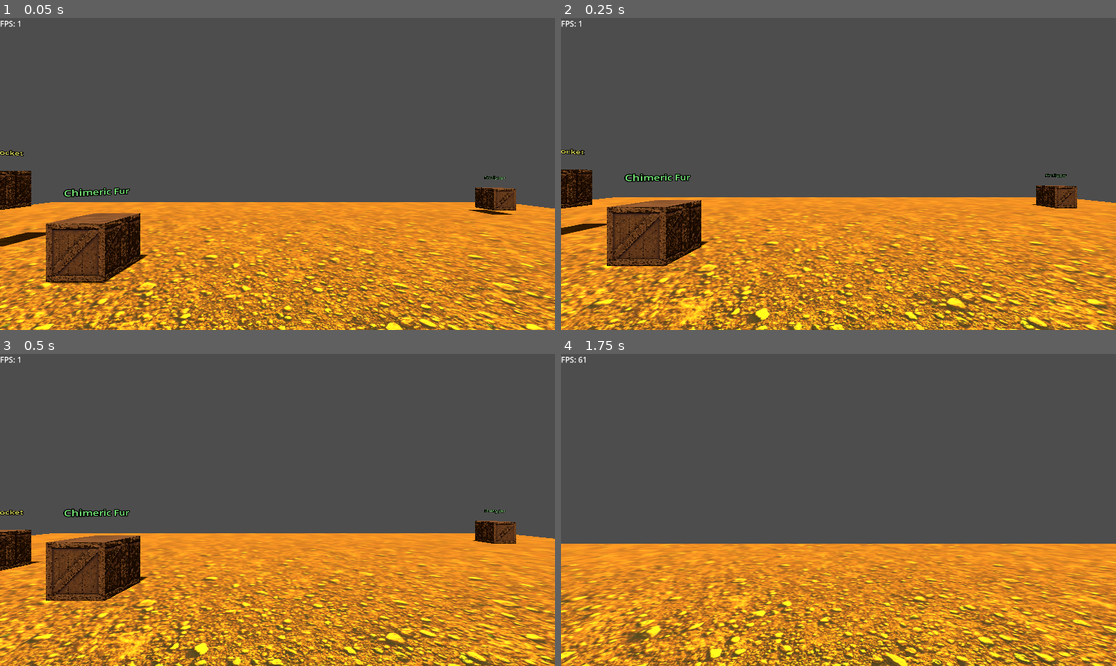
Above: before the commit, frames 1-4 (two rows, left to right).
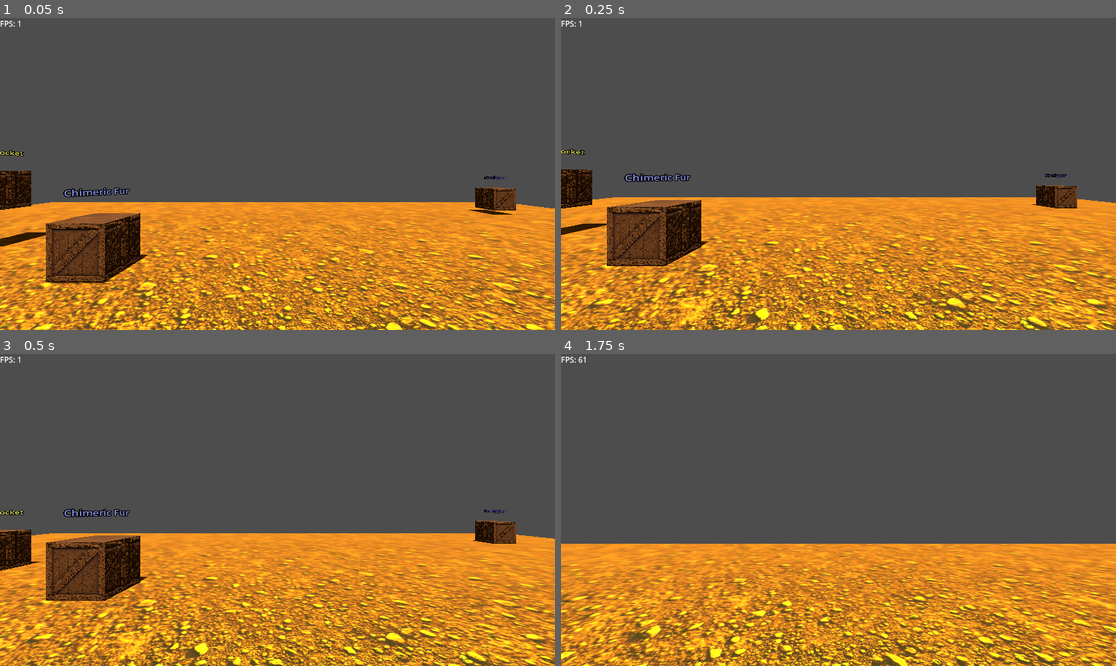
Above: after the commit, the same moments.

Repository: xxdbali/godot-pickup-system
Game: Godot game, scene res://level.tscn
The game is run twice, just before and just after one commit, with the same random seed, the same clock (stepped at 60 frames per second) and the same inputs. Video files are missing from this copy of the repository; at most half a second of black plays in their place.
Inputs:
- Up to frame 1 (0.05 s): no input
- Up to frame 2 (0.25 s): no input
- Up to frame 3 (0.5 s): no input
- Up to frame 4 (1.75 s): hold W (move_forward) from 0.53 s (still down); tap E (pick) at 0.6 s; tap Space (jump) at 0.77, 1.52 s; tap R (ui_restore) at 0.8, 1.35 s; tap Tab (ui_store) at 1.55 s

The runs differ from the first frame. In frame 1, 0.1% of the frame differs, in the area x 11-91%, y 50-58%; in frame 2, 0.1%; in frame 3, 0.1%, in the area x 11-91%, y 49-53%; in frame 4, nothing differs.

Commit message:
Inventory item manager improved, example item types defined but still just placeholders

Diff:
--- /dev/null
+++ b/interactive_items/loot_box.gd
@@ -0,0 +1,48 @@
+extends RigidBody3D
+# preload ItemSpec
+
+# Use the global class_name InventoryItemConventions directly
+
+@onready var label := Label3D.new()
+var label_color := Color.WHITE
+var label_text := InventoryItemConventions.name_for(InventoryItemConventions.ItemID.CRYSTAL_BLADE)
+# Inventory item instance (created after choosing a base type)
+var inventory_item_instance: InventoryItem
+
+func _ready():
+	randomize()
+
+	var random_id: int = InventoryItemConventions.ITEM_ID_LIST[randi() % InventoryItemConventions.ITEM_ID_LIST.size()]
+	# Create item instance from base spec (no need to set base fields here)
+	inventory_item_instance = InventoryItem.new(random_id)
+	# Only set instance-specific properties: qty, transform, inventory slot index
+	inventory_item_instance.transform = self.transform
+	if inventory_item_instance.is_stackable:
+		inventory_item_instance.qty = randi_range(1, inventory_item_instance.max_stack)
+	else:
+		inventory_item_instance.qty = 1
+	inventory_item_instance.inventory_slot_index = -1
+
+	# Setup label
+	label_text = inventory_item_instance.name
+	label.text = label_text
+	label.position = Vector3(0, 1, 0)
+	label.modulate = Color(
+		randf_range(0.3, 1.0),
+		randf_range(0.3, 1.0),
+		randf_range(0.3, 1.0)
+	)
+	label.font_size = 32
+	add_child(label)
+
+
+func _process(_delta):
+	var camera = get_viewport().get_camera_3d()
+	if camera:
+		label.look_at(camera.global_transform.origin, Vector3.UP)
+		label.rotate_y(PI) # Flip around Y to face camera correctly
+
+
+# Public accessor so other nodes can fetch the item instance safely
+func get_inventory_item() -> InventoryItem:
+	return inventory_item_instance
--- a/loot_box.tscn
+++ b/interactive_items/loot_box.tscn
@@ -1,6 +1,6 @@
 [gd_scene load_steps=8 format=3 uid="uid://2ftrpv61ocvu"]
 
-[ext_resource type="Script" uid="uid://kielivusu1ar" path="res://loot_box.gd" id="1_5dwai"]
+[ext_resource type="Script" uid="uid://kielivusu1ar" path="res://interactive_items/loot_box.gd" id="1_5dwai"]
 [ext_resource type="Texture2D" uid="uid://bebqcht5fwi0j" path="res://textures/box_wood.png" id="2_gfucb"]
 [ext_resource type="Texture2D" uid="uid://cuxq0aorbcvs2" path="res://textures/box_normal.png" id="3_k86u5"]
 
--- a/level.tscn
+++ b/level.tscn
@@ -1,9 +1,9 @@
 [gd_scene load_steps=19 format=3 uid="uid://bjacc0ay2g2qm"]
 
-[ext_resource type="Script" uid="uid://cldwq56cmtxg5" path="res://character_body_3d.gd" id="1_u52ul"]
+[ext_resource type="Script" uid="uid://cldwq56cmtxg5" path="res://player/character_body_3d.gd" id="1_u52ul"]
 [ext_resource type="Texture2D" uid="uid://kffloxdb2q7a" path="res://textures/ground_sand_rock.png" id="2_1ainy"]
-[ext_resource type="Script" uid="uid://h3q8smxe1qy" path="res://object_picker_node.gd" id="2_vonw3"]
-[ext_resource type="PackedScene" uid="uid://2ftrpv61ocvu" path="res://loot_box.tscn" id="3_0b4ue"]
+[ext_resource type="Script" uid="uid://h3q8smxe1qy" path="res://player/object_picker_node.gd" id="2_vonw3"]
+[ext_resource type="PackedScene" uid="uid://2ftrpv61ocvu" path="res://interactive_items/loot_box.tscn" id="3_0b4ue"]
 [ext_resource type="Texture2D" uid="uid://clskq4rimebgb" path="res://textures/ground_sand_rock_specular.png" id="3_n6hdu"]
 [ext_resource type="VideoStream" uid="uid://hkg1fi2jftuy" path="res://video/levigame2.ogv" id="3_oi3di"]
 [ext_resource type="PackedScene" uid="uid://bwqwjgrg3wrwh" path="res://ui/inventory_ui.tscn" id="5_f2txt"]
--- a/loot_box.gd
+++ /dev/null
@@ -1,52 +0,0 @@
-extends RigidBody3D
-
-const ITEM_NAMES := [
-	"Crystal Blade", "Iron Gauntlet", "Phoenix Feather", "Shadow Cloak", "Dragon Scale",
-	"Elven Bow", "Soul Lantern", "Bloodstone Amulet", "Thief's Talisman", "Rune Scroll",
-	"Flame Dagger", "Storm Orb", "Titan Helm", "Echo Bell", "Ghoul Ring",
-	"Sapphire Lens", "Mimic Tooth", "Spirit Charm", "Thunder Rod", "Obsidian Knife",
-	"Necro Grimoire", "Moonstone Shard", "Frost Medallion", "Arcane Wand", "Wyrm Horn",
-	"Lava Core", "Mystic Coin", "Golden Idol", "Bone Totem", "Vampire Fang",
-	"Spectral Key", "Firefly Jar", "Nightshade Gem", "Gravity Pendant", "Warden's Crest",
-	"Shaman Mask", "Dusk Mirror", "Whisper Shell", "Amber Crystal", "Ancient Relic",
-	"Holy Symbol", "Wolf Totem", "Void Essence", "Witch's Locket", "Chimeric Fur",
-	"Tempest Gem", "Ashen Band", "Ice Rose", "Storm Fang", "Runestone Eye"
-]
-
-@onready var label := Label3D.new()
-var label_color := Color.WHITE
-var label_text := ITEM_NAMES[0]
-
-func _ready():
-	randomize()
-
-	# Use existing metadata if restoring from inventory
-	if not has_meta("item_name"):
-		label_text = ITEM_NAMES[randi() % ITEM_NAMES.size()]
-		set_meta("item_name", label_text)
-	else:
-		label_text = get_meta("item_name")
-
-	if not has_meta("item_color"):
-		label_color = Color(
-			randf_range(0.3, 1.0),
-			randf_range(0.3, 1.0),
-			randf_range(0.3, 1.0)
-		)
-		set_meta("item_color", label_color)
-	else:
-		label_color = get_meta("item_color")
-
-	# Setup label
-	label.text = label_text
-	label.position = Vector3(0, 1, 0)
-	label.modulate = label_color
-	label.font_size = 32
-	add_child(label)
-
-
-func _process(_delta):
-	var camera = get_viewport().get_camera_3d()
-	if camera:
-		label.look_at(camera.global_transform.origin, Vector3.UP)
-		label.rotate_y(PI) # Flip around Y to face camera correctly
--- a/object_picker_node.gd
+++ b/player/object_picker_node.gd
@@ -86,7 +86,6 @@
 		held_object.get_parent().remove_child(held_object)
 	world_root.add_child(held_object)
 	held_object.global_transform = drop_transform
-
 	held_object.gravity_scale = original_gravity_scale
 	held_object.collision_layer = original_collision_layer
 	held_object.collision_mask = original_collision_mask
@@ -105,14 +104,11 @@
 	if not held_object:
 		return
 
-	var item = InventoryItem.new()
+	if InventoryHub.is_full():
+		print("Inventory is full.")
+		return
 
-	item.scene_path = held_object.scene_file_path if held_object.has_method("get_scene_file_path") else ""
-	item.transform = held_object.global_transform
-	for key in held_object.get_meta_list():
-		item.metadata[key] = held_object.get_meta(key)
-
-	InventoryHub.append(item)
+	InventoryHub.append(held_object.get_inventory_item())
 
 	held_object.queue_free()
 	held_object = null
@@ -122,22 +118,24 @@
 	if InventoryHub.is_empty():
 		print("Inventory is empty.")
 		return
+
 	if held_object:
 		print("Already holding an object. Drop it first.")
 		return
 
-
 	var item = InventoryHub.pop_back()
 
-	var scene = load(item.scene_path)
+	if !item:
+		print("Inventory item popped is empty.")
+		return
+
+	var scene = load(item.item_scene_path)
 	if not scene:
 		print("Failed to load scene from inventory item.")
 		return
 
 	var instance = scene.instantiate() as RigidBody3D
-	instance.global_transform = item.transform
-	for key in item.metadata:
-		instance.set_meta(key, item.metadata[key])
+	#instance.global_transform = item.transform
 
 	get_tree().current_scene.add_child(instance)
 	pick_up_object(instance)
--- a/singletons/inventory_hub.gd
+++ b/singletons/inventory_hub.gd
@@ -1,10 +1,15 @@
 extends Node
 
 # external class InventoryItem type array
-
+var INVENTORY_SIZE := 20
 var inventory: Array[InventoryItem] = []
 
 signal inventory_changed(inventory: Array)
+
+func is_full() -> bool:
+    if inventory.size() >= INVENTORY_SIZE:
+        return true
+    return false
 
 func append(item_data: InventoryItem) -> void:
     # item_data can contain item_id, item_name, qty, icon (Texture2D)
--- a/types/inventory_item.gd
+++ b/types/inventory_item.gd
@@ -1,6 +1,25 @@
-extends Resource
+extends InventoryItemBase
 class_name InventoryItem
 
-@export var scene_path: String
+@export var item_id: StringName # unique instance identifier, not the ItemID enum
+@export var qty: int = 1
 @export var transform: Transform3D
-@export var metadata: Dictionary = {}
+@export var inventory_slot_index: int = -1
+
+func _init(p_base_entity_id: int, p_qty: int = 1, p_transform: Transform3D = Transform3D(), p_inventory_slot_index: int = -1) -> void:
+	# Pull base fields from conventions by ID
+	var base := InventoryItemConventions.get_item_spec(p_base_entity_id)
+	# Fill inherited, immutable fields from the base
+	base_entity_id = base.base_entity_id
+	name = base.name
+	is_stackable = base.is_stackable
+	max_stack = base.max_stack
+	category = base.category
+	default_rarity = base.default_rarity
+	icon_path = base.icon_path
+	item_scene_path = base.item_scene_path
+
+	# Set variable, per-instance fields
+	qty = (max(1, p_qty) if is_stackable else 1)
+	transform = p_transform
+	inventory_slot_index = p_inventory_slot_index
--- /dev/null
+++ b/types/inventory_item_base.gd
@@ -0,0 +1,32 @@
+extends Resource
+class_name InventoryItemBase
+
+# Base (type) definition for an inventory item
+# Note: category and default_rarity are ints; use InventoryItemConventions enums as values.
+@export var base_entity_id: int
+@export var name: String
+@export var is_stackable: bool = false
+@export var max_stack: int = 1
+@export var category: int
+@export var default_rarity: int
+@export var icon_path: String = ""
+@export var item_scene_path: String = ""
+
+func _init(
+	p_id: int = -1,
+	p_name: String = "",
+	p_is_stackable: bool = false,
+	p_max_stack: int = 1,
+	p_category: int = 0,
+	p_default_rarity: int = 0,
+	p_icon_path: String = "",
+	p_item_scene_path: String = ""
+) -> void:
+	base_entity_id = p_id
+	name = p_name
+	is_stackable = p_is_stackable
+	max_stack = (max(1, p_max_stack) if p_is_stackable else 1)
+	category = p_category
+	default_rarity = p_default_rarity
+	icon_path = p_icon_path
+	item_scene_path = p_item_scene_path
--- /dev/null
+++ b/types/inventory_item_conventions.gd
@@ -0,0 +1,149 @@
+extends Resource
+class_name InventoryItemConventions
+enum Rarity {COMMON, UNCOMMON, RARE, EPIC, LEGENDARY}
+enum ItemID {
+	CRYSTAL_BLADE,
+	IRON_GAUNTLET,
+	PHOENIX_FEATHER,
+	SHADOW_CLOAK,
+	DRAGON_SCALE,
+	ELVEN_BOW,
+	SOUL_LANTERN,
+	BLOODSTONE_AMULET,
+	THIEFS_TALISMAN,
+	RUNE_SCROLL,
+	FLAME_DAGGER,
+	STORM_ORB,
+	TITAN_HELM,
+	ECHO_BELL,
+	GHOUL_RING,
+	SAPPHIRE_LENS,
+	MIMIC_TOOTH,
+	SPIRIT_CHARM,
+	THUNDER_ROD,
+	OBSIDIAN_KNIFE,
+	NECRO_GRIMOIRE,
+	MOONSTONE_SHARD,
+	FROST_MEDALLION,
+	ARCANE_WAND,
+	WYRM_HORN,
+	LAVA_CORE,
+	MYSTIC_COIN,
+	GOLDEN_IDOL,
+	BONE_TOTEM,
+	VAMPIRE_FANG,
+	SPECTRAL_KEY,
+	FIREFLY_JAR,
+	NIGHTSHADE_GEM,
+	GRAVITY_PENDANT,
+	WARDENS_CREST,
+	SHAMAN_MASK,
+	DUSK_MIRROR,
+	WHISPER_SHELL,
+	AMBER_CRYSTAL,
+	ANCIENT_RELIC,
+	HOLY_SYMBOL,
+	WOLF_TOTEM,
+	VOID_ESSENCE,
+	WITCHS_LOCKET,
+	CHIMERIC_FUR,
+	TEMPEST_GEM,
+	ASHEN_BAND,
+	ICE_ROSE,
+	STORM_FANG,
+	RUNESTONE_EYE,
+}
+
+# Array of enum values for easy random selection
+const ITEM_ID_LIST := [
+	ItemID.CRYSTAL_BLADE, ItemID.IRON_GAUNTLET, ItemID.PHOENIX_FEATHER, ItemID.SHADOW_CLOAK, ItemID.DRAGON_SCALE,
+	ItemID.ELVEN_BOW, ItemID.SOUL_LANTERN, ItemID.BLOODSTONE_AMULET, ItemID.THIEFS_TALISMAN, ItemID.RUNE_SCROLL,
+	ItemID.FLAME_DAGGER, ItemID.STORM_ORB, ItemID.TITAN_HELM, ItemID.ECHO_BELL, ItemID.GHOUL_RING,
+	ItemID.SAPPHIRE_LENS, ItemID.MIMIC_TOOTH, ItemID.SPIRIT_CHARM, ItemID.THUNDER_ROD, ItemID.OBSIDIAN_KNIFE,
+	ItemID.NECRO_GRIMOIRE, ItemID.MOONSTONE_SHARD, ItemID.FROST_MEDALLION, ItemID.ARCANE_WAND, ItemID.WYRM_HORN,
+	ItemID.LAVA_CORE, ItemID.MYSTIC_COIN, ItemID.GOLDEN_IDOL, ItemID.BONE_TOTEM, ItemID.VAMPIRE_FANG,
+	ItemID.SPECTRAL_KEY, ItemID.FIREFLY_JAR, ItemID.NIGHTSHADE_GEM, ItemID.GRAVITY_PENDANT, ItemID.WARDENS_CREST,
+	ItemID.SHAMAN_MASK, ItemID.DUSK_MIRROR, ItemID.WHISPER_SHELL, ItemID.AMBER_CRYSTAL, ItemID.ANCIENT_RELIC,
+	ItemID.HOLY_SYMBOL, ItemID.WOLF_TOTEM, ItemID.VOID_ESSENCE, ItemID.WITCHS_LOCKET, ItemID.CHIMERIC_FUR,
+	ItemID.TEMPEST_GEM, ItemID.ASHEN_BAND, ItemID.ICE_ROSE, ItemID.STORM_FANG, ItemID.RUNESTONE_EYE
+]
+
+# Optional high-level category for items
+enum Category {WEAPON, ARMOR, CONSUMABLE, MATERIAL, RELIC, ACCESSORY, MAGIC, KEY_ITEM, OTHER}
+
+# Base specs: dictionary keyed by ItemID -> InventoryItemBase instance
+static var ITEM_SPEC_DATA: Dictionary[int, InventoryItemBase] = {
+	ItemID.CRYSTAL_BLADE: InventoryItemBase.new(ItemID.CRYSTAL_BLADE, "Crystal Blade", false, 1, Category.WEAPON, Rarity.RARE, "", "res://loot_box.tscn"),
+	ItemID.IRON_GAUNTLET: InventoryItemBase.new(ItemID.IRON_GAUNTLET, "Iron Gauntlet", false, 1, Category.ARMOR, Rarity.UNCOMMON, "", "res://loot_box.tscn"),
+	ItemID.PHOENIX_FEATHER: InventoryItemBase.new(ItemID.PHOENIX_FEATHER, "Phoenix Feather", true, 10, Category.CONSUMABLE, Rarity.RARE, "", "res://loot_box.tscn"),
+	ItemID.SHADOW_CLOAK: InventoryItemBase.new(ItemID.SHADOW_CLOAK, "Shadow Cloak", false, 1, Category.ARMOR, Rarity.EPIC, "", "res://loot_box.tscn"),
+	ItemID.DRAGON_SCALE: InventoryItemBase.new(ItemID.DRAGON_SCALE, "Dragon Scale", true, 50, Category.MATERIAL, Rarity.RARE, "", "res://loot_box.tscn"),
+	ItemID.ELVEN_BOW: InventoryItemBase.new(ItemID.ELVEN_BOW, "Elven Bow", false, 1, Category.WEAPON, Rarity.RARE, "", "res://loot_box.tscn"),
+	ItemID.SOUL_LANTERN: InventoryItemBase.new(ItemID.SOUL_LANTERN, "Soul Lantern", false, 1, Category.ACCESSORY, Rarity.RARE, "", "res://loot_box.tscn"),
+	ItemID.BLOODSTONE_AMULET: InventoryItemBase.new(ItemID.BLOODSTONE_AMULET, "Bloodstone Amulet", false, 1, Category.ACCESSORY, Rarity.EPIC, "", "res://loot_box.tscn"),
+	ItemID.THIEFS_TALISMAN: InventoryItemBase.new(ItemID.THIEFS_TALISMAN, "Thief's Talisman", false, 1, Category.ACCESSORY, Rarity.UNCOMMON, "", "res://loot_box.tscn"),
+	ItemID.RUNE_SCROLL: InventoryItemBase.new(ItemID.RUNE_SCROLL, "Rune Scroll", true, 50, Category.CONSUMABLE, Rarity.UNCOMMON, "", "res://loot_box.tscn"),
+	ItemID.FLAME_DAGGER: InventoryItemBase.new(ItemID.FLAME_DAGGER, "Flame Dagger", false, 1, Category.WEAPON, Rarity.UNCOMMON, "", "res://loot_box.tscn"),
+	ItemID.STORM_ORB: InventoryItemBase.new(ItemID.STORM_ORB, "Storm Orb", false, 1, Category.MAGIC, Rarity.RARE, "", "res://loot_box.tscn"),
+	ItemID.TITAN_HELM: InventoryItemBase.new(ItemID.TITAN_HELM, "Titan Helm", false, 1, Category.ARMOR, Rarity.RARE, "", "res://loot_box.tscn"),
+	ItemID.ECHO_BELL: InventoryItemBase.new(ItemID.ECHO_BELL, "Echo Bell", false, 1, Category.ACCESSORY, Rarity.UNCOMMON, "", "res://loot_box.tscn"),
+	ItemID.GHOUL_RING: InventoryItemBase.new(ItemID.GHOUL_RING, "Ghoul Ring", false, 1, Category.ACCESSORY, Rarity.RARE, "", "res://loot_box.tscn"),
+	ItemID.SAPPHIRE_LENS: InventoryItemBase.new(ItemID.SAPPHIRE_LENS, "Sapphire Lens", false, 1, Category.ACCESSORY, Rarity.RARE, "", "res://loot_box.tscn"),
+	ItemID.MIMIC_TOOTH: InventoryItemBase.new(ItemID.MIMIC_TOOTH, "Mimic Tooth", true, 25, Category.MATERIAL, Rarity.UNCOMMON, "", "res://loot_box.tscn"),
+	ItemID.SPIRIT_CHARM: InventoryItemBase.new(ItemID.SPIRIT_CHARM, "Spirit Charm", false, 1, Category.ACCESSORY, Rarity.RARE, "", "res://loot_box.tscn"),
+	ItemID.THUNDER_ROD: InventoryItemBase.new(ItemID.THUNDER_ROD, "Thunder Rod", false, 1, Category.MAGIC, Rarity.RARE, "", "res://loot_box.tscn"),
+	ItemID.OBSIDIAN_KNIFE: InventoryItemBase.new(ItemID.OBSIDIAN_KNIFE, "Obsidian Knife", false, 1, Category.WEAPON, Rarity.UNCOMMON, "", "res://loot_box.tscn"),
+	ItemID.NECRO_GRIMOIRE: InventoryItemBase.new(ItemID.NECRO_GRIMOIRE, "Necro Grimoire", false, 1, Category.MAGIC, Rarity.EPIC, "", "res://loot_box.tscn"),
+	ItemID.MOONSTONE_SHARD: InventoryItemBase.new(ItemID.MOONSTONE_SHARD, "Moonstone Shard", true, 99, Category.MATERIAL, Rarity.UNCOMMON, "", "res://loot_box.tscn"),
+	ItemID.FROST_MEDALLION: InventoryItemBase.new(ItemID.FROST_MEDALLION, "Frost Medallion", false, 1, Category.ACCESSORY, Rarity.RARE, "", "res://loot_box.tscn"),
+	ItemID.ARCANE_WAND: InventoryItemBase.new(ItemID.ARCANE_WAND, "Arcane Wand", false, 1, Category.MAGIC, Rarity.RARE, "", "res://loot_box.tscn"),
+	ItemID.WYRM_HORN: InventoryItemBase.new(ItemID.WYRM_HORN, "Wyrm Horn", true, 40, Category.MATERIAL, Rarity.RARE, "", "res://loot_box.tscn"),
+	ItemID.LAVA_CORE: InventoryItemBase.new(ItemID.LAVA_CORE, "Lava Core", true, 30, Category.MATERIAL, Rarity.RARE, "", "res://loot_box.tscn"),
+	ItemID.MYSTIC_COIN: InventoryItemBase.new(ItemID.MYSTIC_COIN, "Mystic Coin", true, 999, Category.MATERIAL, Rarity.RARE, "", "res://loot_box.tscn"),
+	ItemID.GOLDEN_IDOL: InventoryItemBase.new(ItemID.GOLDEN_IDOL, "Golden Idol", false, 1, Category.RELIC, Rarity.RARE, "", "res://loot_box.tscn"),
+	ItemID.BONE_TOTEM: InventoryItemBase.new(ItemID.BONE_TOTEM, "Bone Totem", false, 1, Category.RELIC, Rarity.UNCOMMON, "", "res://loot_box.tscn"),
+	ItemID.VAMPIRE_FANG: InventoryItemBase.new(ItemID.VAMPIRE_FANG, "Vampire Fang", true, 15, Category.MATERIAL, Rarity.RARE, "", "res://loot_box.tscn"),
+	ItemID.SPECTRAL_KEY: InventoryItemBase.new(ItemID.SPECTRAL_KEY, "Spectral Key", false, 1, Category.KEY_ITEM, Rarity.RARE, "", "res://loot_box.tscn"),
+	ItemID.FIREFLY_JAR: InventoryItemBase.new(ItemID.FIREFLY_JAR, "Firefly Jar", true, 20, Category.CONSUMABLE, Rarity.COMMON, "", "res://loot_box.tscn"),
+	ItemID.NIGHTSHADE_GEM: InventoryItemBase.new(ItemID.NIGHTSHADE_GEM, "Nightshade Gem", true, 25, Category.MATERIAL, Rarity.RARE, "", "res://loot_box.tscn"),
+	ItemID.GRAVITY_PENDANT: InventoryItemBase.new(ItemID.GRAVITY_PENDANT, "Gravity Pendant", false, 1, Category.ACCESSORY, Rarity.RARE, "", "res://loot_box.tscn"),
+	ItemID.WARDENS_CREST: InventoryItemBase.new(ItemID.WARDENS_CREST, "Warden's Crest", false, 1, Category.ARMOR, Rarity.RARE, "", "res://loot_box.tscn"),
+	ItemID.SHAMAN_MASK: InventoryItemBase.new(ItemID.SHAMAN_MASK, "Shaman Mask", false, 1, Category.ARMOR, Rarity.UNCOMMON, "", "res://loot_box.tscn"),
+	ItemID.DUSK_MIRROR: InventoryItemBase.new(ItemID.DUSK_MIRROR, "Dusk Mirror", false, 1, Category.RELIC, Rarity.RARE, "", "res://loot_box.tscn"),
+	ItemID.WHISPER_SHELL: InventoryItemBase.new(ItemID.WHISPER_SHELL, "Whisper Shell", true, 10, Category.MATERIAL, Rarity.UNCOMMON, "", "res://loot_box.tscn"),
+	ItemID.AMBER_CRYSTAL: InventoryItemBase.new(ItemID.AMBER_CRYSTAL, "Amber Crystal", true, 99, Category.MATERIAL, Rarity.UNCOMMON, "", "res://loot_box.tscn"),
+	ItemID.ANCIENT_RELIC: InventoryItemBase.new(ItemID.ANCIENT_RELIC, "Ancient Relic", false, 1, Category.RELIC, Rarity.EPIC, "", "res://loot_box.tscn"),
+	ItemID.HOLY_SYMBOL: InventoryItemBase.new(ItemID.HOLY_SYMBOL, "Holy Symbol", false, 1, Category.ACCESSORY, Rarity.UNCOMMON, "", "res://loot_box.tscn"),
+	ItemID.WOLF_TOTEM: InventoryItemBase.new(ItemID.WOLF_TOTEM, "Wolf Totem", false, 1, Category.ACCESSORY, Rarity.UNCOMMON, "", "res://loot_box.tscn"),
+	ItemID.VOID_ESSENCE: InventoryItemBase.new(ItemID.VOID_ESSENCE, "Void Essence", true, 50, Category.MATERIAL, Rarity.RARE, "", "res://loot_box.tscn"),
+	ItemID.WITCHS_LOCKET: InventoryItemBase.new(ItemID.WITCHS_LOCKET, "Witch's Locket", false, 1, Category.ACCESSORY, Rarity.RARE, "", "res://loot_box.tscn"),
+	ItemID.CHIMERIC_FUR: InventoryItemBase.new(ItemID.CHIMERIC_FUR, "Chimeric Fur", true, 99, Category.MATERIAL, Rarity.UNCOMMON, "", "res://loot_box.tscn"),
+	ItemID.TEMPEST_GEM: InventoryItemBase.new(ItemID.TEMPEST_GEM, "Tempest Gem", true, 25, Category.MATERIAL, Rarity.RARE, "", "res://loot_box.tscn"),
+	ItemID.ASHEN_BAND: InventoryItemBase.new(ItemID.ASHEN_BAND, "Ashen Band", false, 1, Category.ACCESSORY, Rarity.RARE, "", "res://loot_box.tscn"),
+	ItemID.ICE_ROSE: InventoryItemBase.new(ItemID.ICE_ROSE, "Ice Rose", true, 15, Category.CONSUMABLE, Rarity.RARE, "", "res://loot_box.tscn"),
+	ItemID.STORM_FANG: InventoryItemBase.new(ItemID.STORM_FANG, "Storm Fang", false, 1, Category.WEAPON, Rarity.RARE, "", "res://loot_box.tscn"),
+	ItemID.RUNESTONE_EYE: InventoryItemBase.new(ItemID.RUNESTONE_EYE, "Runestone Eye", false, 1, Category.RELIC, Rarity.RARE, "", "res://loot_box.tscn")
+}
+
+# Directly using the ITEM_SPEC_DATA instances; no extra build step needed
+
+static func get_item_spec(id: int) -> InventoryItemBase:
+	return ITEM_SPEC_DATA[id]
+
+# Convenience helpers to access spec fields
+static func name_for(id: int) -> String:
+	return get_item_spec(id).name
+
+static func is_stackable(id: int) -> bool:
+	return get_item_spec(id).is_stackable
+
+static func max_stack(id: int) -> int:
+	return get_item_spec(id).max_stack
+
+static func category_for(id: int) -> Category:
+	return get_item_spec(id).category as Category
+
+static func default_rarity_for(id: int) -> Rarity:
+	return get_item_spec(id).default_rarity as Rarity
+
+# Removed default_name_for: all item entries are expected to include a name.
--- a/ui/inventory_ui.tscn
+++ b/ui/inventory_ui.tscn
@@ -1,6 +1,6 @@
 [gd_scene load_steps=6 format=3 uid="uid://bwqwjgrg3wrwh"]
 
-[ext_resource type="Script" uid="uid://4fv6f6ltg8pb" path="res://inventory_ui.gd" id="1_80bpo"]
+[ext_resource type="Script" uid="uid://4fv6f6ltg8pb" path="res://ui/inventory_ui.gd" id="1_80bpo"]
 [ext_resource type="Script" uid="uid://ru170y0v2uur" path="res://ui/inventory_tabs.gd" id="2_80bpo"]
 [ext_resource type="Script" uid="uid://ccls75jds5m4y" path="res://ui/item_list_sizer.gd" id="2_j1vmf"]
 [ext_resource type="PackedScene" uid="uid://snxdgklyhdyp" path="res://ui/inventory_slot.tscn" id="2_lsmr7"]
Renamed: loot_box.gd.uid -> interactive_items/loot_box.gd.uid
Renamed: character_body_3d.gd -> player/character_body_3d.gd
Renamed: character_body_3d.gd.uid -> player/character_body_3d.gd.uid
Renamed: object_picker_node.gd.uid -> player/object_picker_node.gd.uid
Not shown, added: types/inventory_item_base.gd.uid
Not shown, added: types/inventory_item_conventions.gd.uid
Renamed: inventory_ui.gd -> ui/inventory_ui.gd
Renamed: inventory_ui.gd.uid -> ui/inventory_ui.gd.uid
